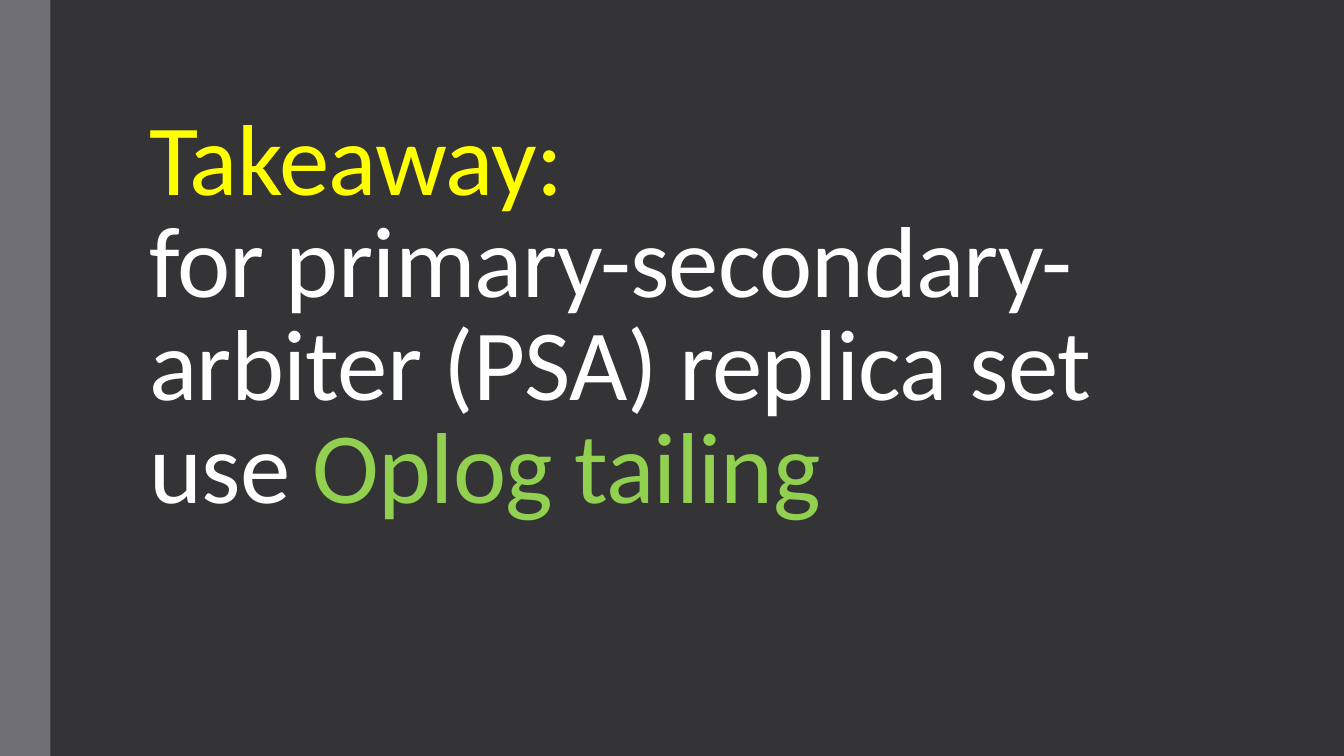
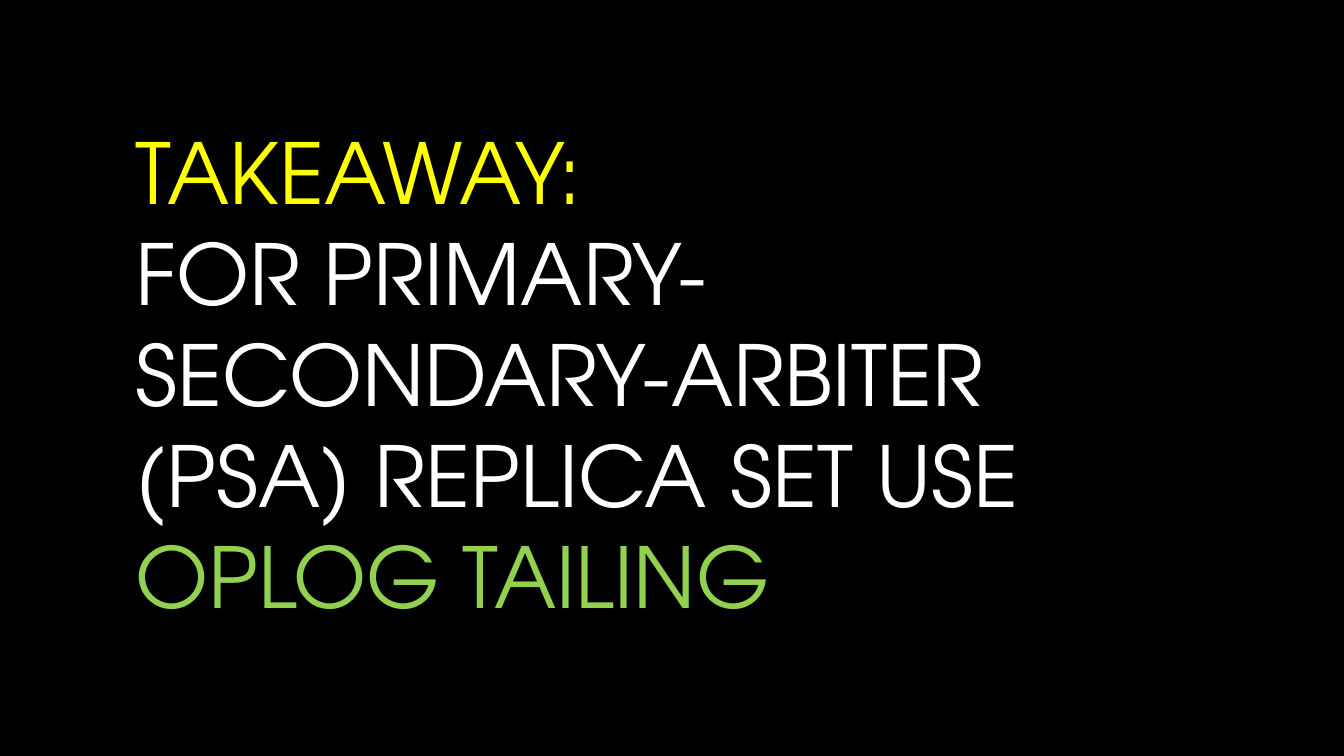
Before and after one commit to andrii-litvinov/event-driven-mongodb, a slide deck: slide 17 of t18-event-mongodb.pptx. Drawn at 1344x756 pixels with LibreOffice and Linux fonts; fonts in the diff are those of the drawing; background and template pictures are left out. Boxes give left, top, right and bottom in pixels: in the first picture for what was removed or moved away, otherwise in the second. Text is boxed around its words. In the diff, an @@ line names an element or a change of style, - is before the commit and + after.

```diff
--- a/t18-event-mongodb.pptx
+++ b/t18-event-mongodb.pptx
@@ background #353537 to picture (left out) @@
@@ rectangle removed at <box>0,0,50,756</box> @@
@@ title "TAKEAWAY: FOR PRIMARY-SECONDARY-ARBITER (PSA) REPLICA ..." at <box>136,142,1018,609</box>: vertical alignment bottom to middle @@
@@ title at <box>136,142,1018,609</box>: text changed; size 72 to 60 pt; font Calibri to TeX Gyre Adventor @@
-Takeaway:
-for primary-secondary-arbiter (PSA) replica set use Oplog tailing
+TAKEAWAY:
+FOR PRIMARY-SECONDARY-ARBITER (PSA) REPLICA SET USE OPLOG TAILING
```
Also in this commit, not shown: 14 other slides changed, 8 slides added, 6 slides removed, 4 other files.
